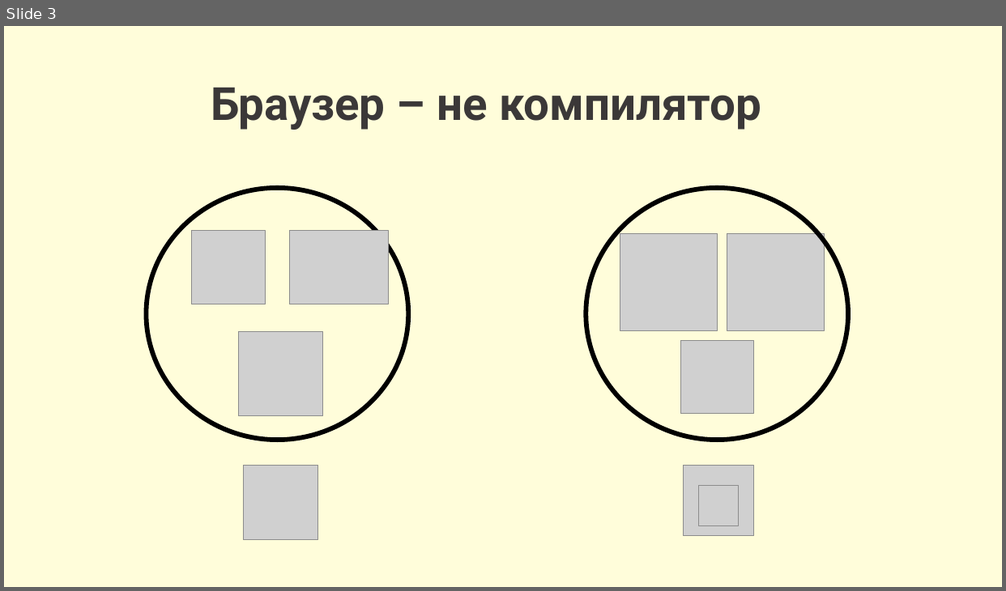
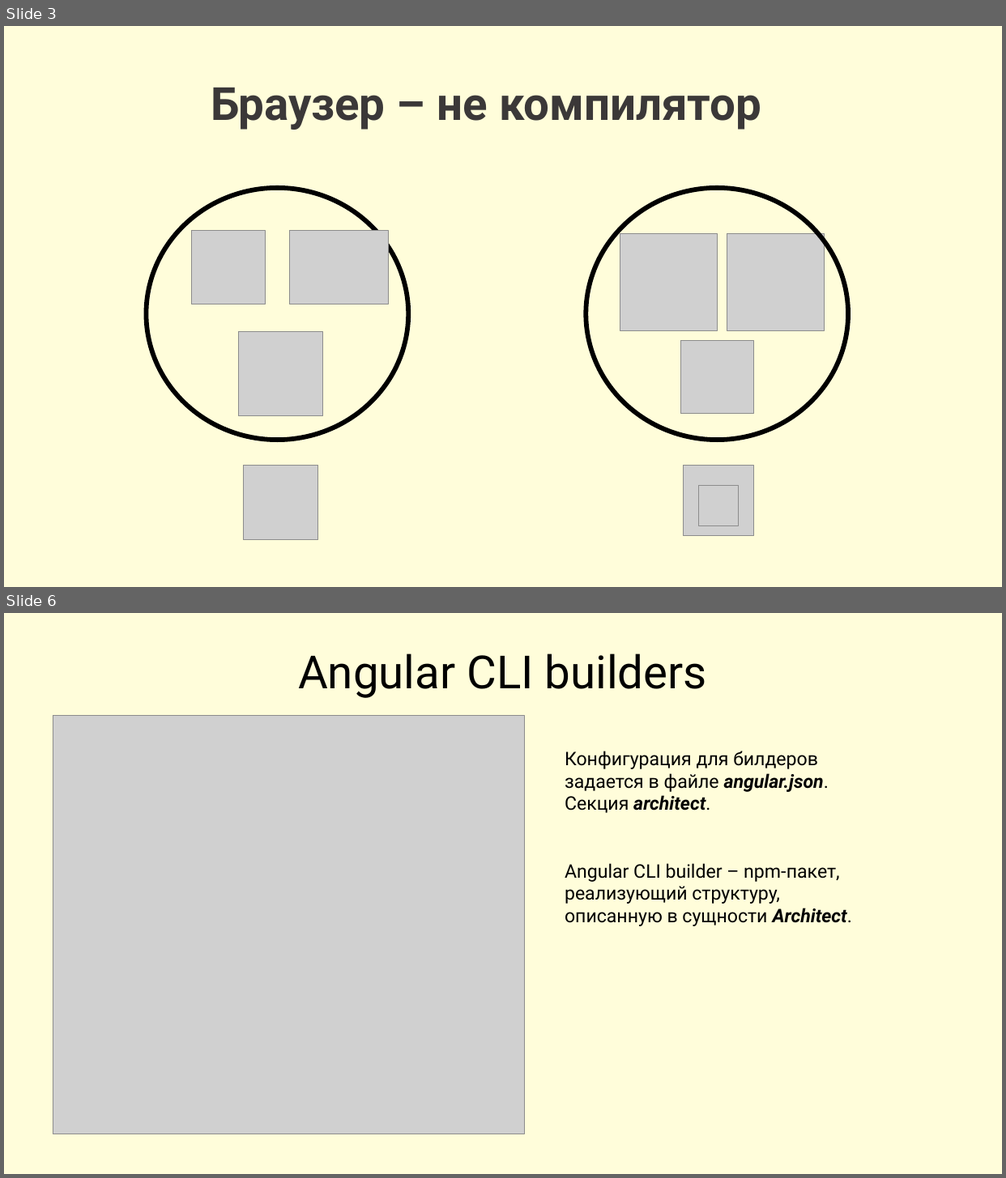
Before and after one commit to kheruvimovv/obsidian-vault, a slide deck: my-brain/Лекция GS/Сборка Angular приложения.pptx. Shown one above the other, each under a label of ours: slide 3 before the commit, slides 3 and 6 after it; the slides between them are not shown. The pictures are 1006x591 and 1006x1178 pixels, drawn with LibreOffice and Linux fonts; fonts in the diff are those of the drawing; grey boxes stand for pictures. Boxes give left, top, right and bottom in pixels: in the first picture for what was removed or moved away, otherwise in the second. Text is boxed around its words. In the diff, an @@ line names an element or a change of style, - is before the commit and + after.

```diff
--- a/my-brain/Лекция GS/Сборка Angular приложения.pptx
+++ b/my-brain/Лекция GS/Сборка Angular приложения.pptx
@@ slide 6 added at (4, 613, 1002, 1174), background #FFFDDA @@
@@ text added at (298, 653, 707, 698), 44 pt, text #000000 @@
+Angular CLI builders
@@ picture added at (53, 716, 524, 1134) @@
@@ text added at (565, 751, 852, 926), 18 pt, text #000000 @@
+Конфигурация для билдеров задается в файле angular.json. Секция architect.
+Angular CLI builder – npm-пакет, реализующий структуру, описанную в сущности Architect.
```
Also in this commit, not shown: 1 slide changed, 3 other slides added, 6 other files.
